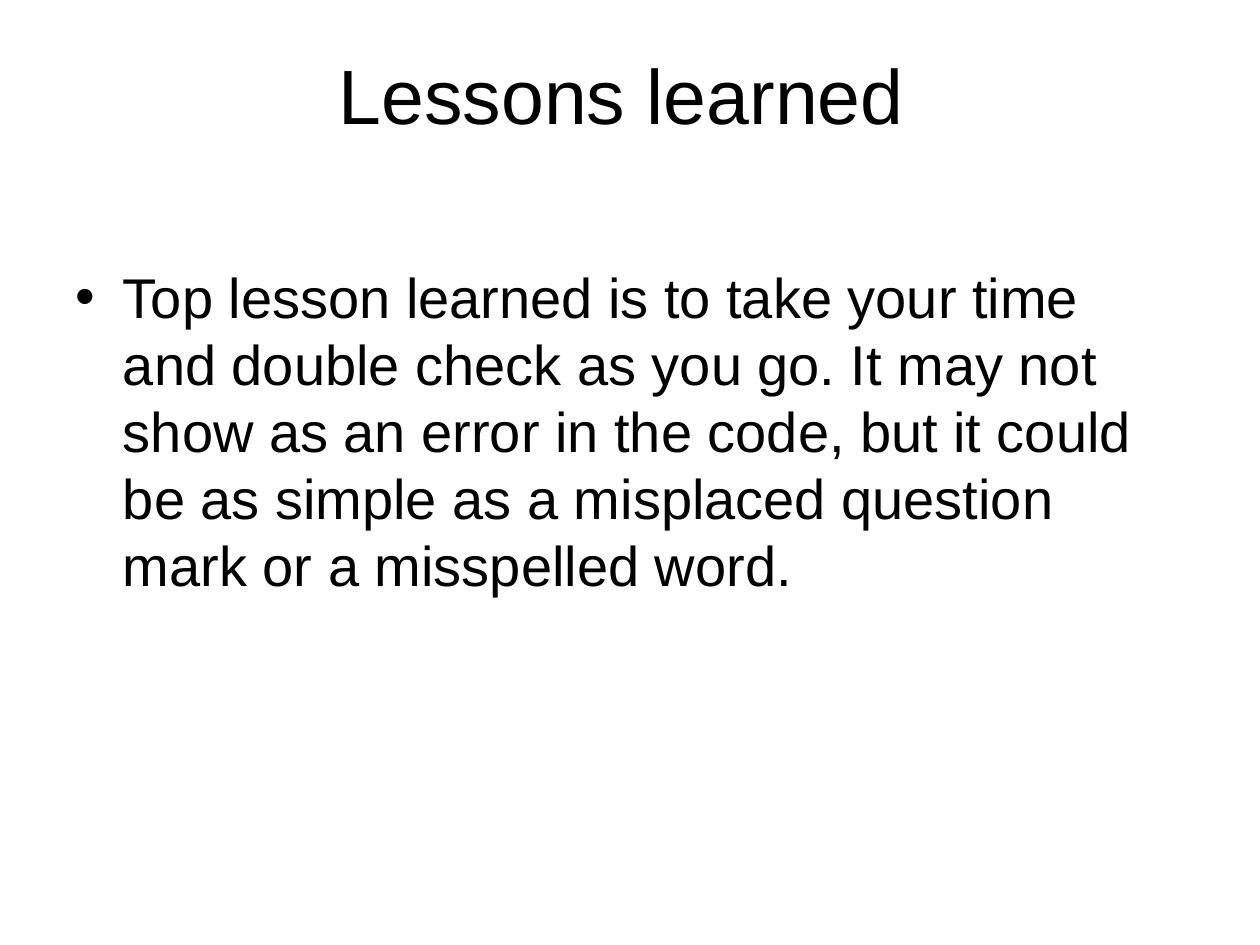
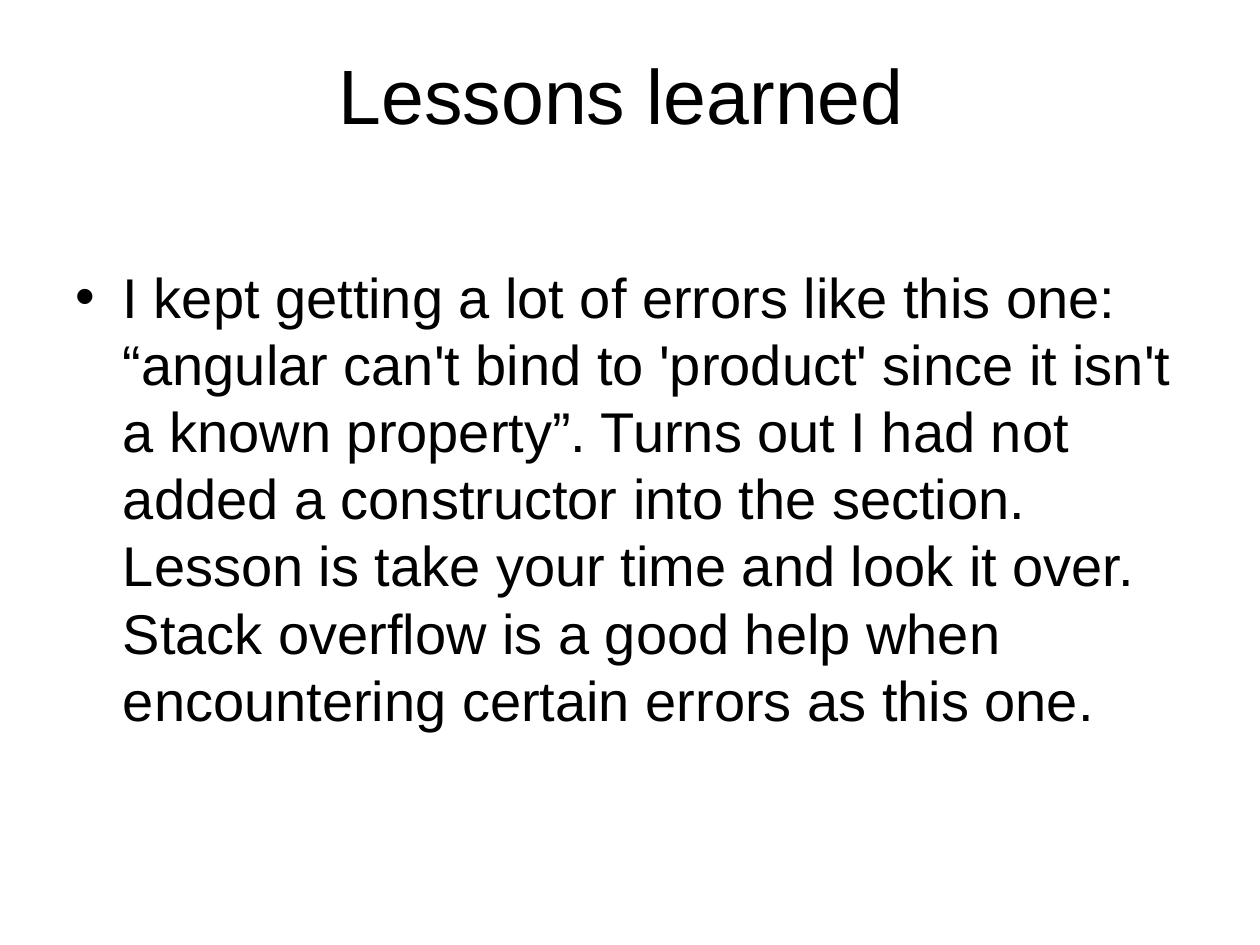
Before and after one commit to rcoon1/CST-391, a slide deck: slide 4 of Milestones/Milestone 4/Milestone4Rcoon.pptx. Drawn at 1260x945 pixels with LibreOffice and Linux fonts; fonts in the diff are those of the drawing; background and template pictures are left out. Boxes give left, top, right and bottom in pixels: in the first picture for what was removed or moved away, otherwise in the second. Text is boxed around its words. In the diff, an @@ line names an element or a change of style, - is before the commit and + after.

```diff
--- a/Milestones/Milestone 4/Milestone4Rcoon.pptx
+++ b/Milestones/Milestone 4/Milestone4Rcoon.pptx
@@ text at [123, 277, 1170, 732]: text changed @@
-• Top lesson learned is to take your time and double check as you go. It may not show as an error in the code, but it could be as simple as a misplaced question mark or a misspelled word.
+• I kept getting a lot of errors like this one: “angular can't bind to 'product' since it isn't a known property”. Turns out I had not added a constructor into the section. Lesson is take your time and look it over. Stack overflow is a good help when encountering certain errors as this one.
```
Also in this commit, not shown: 3 other slides changed, 2 other files.
